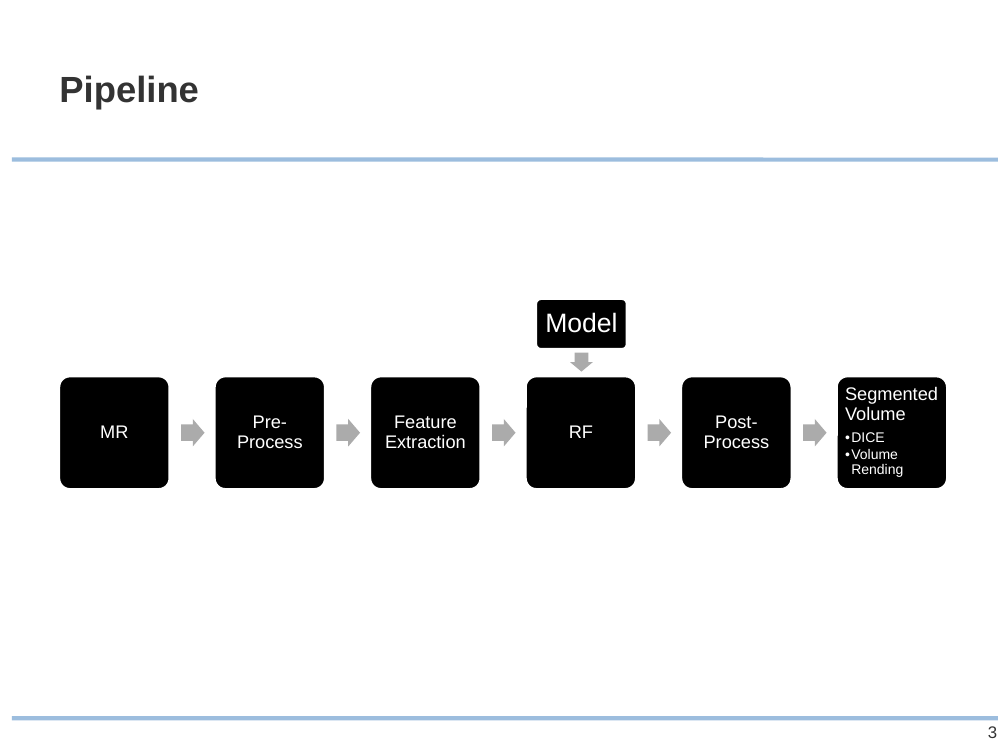
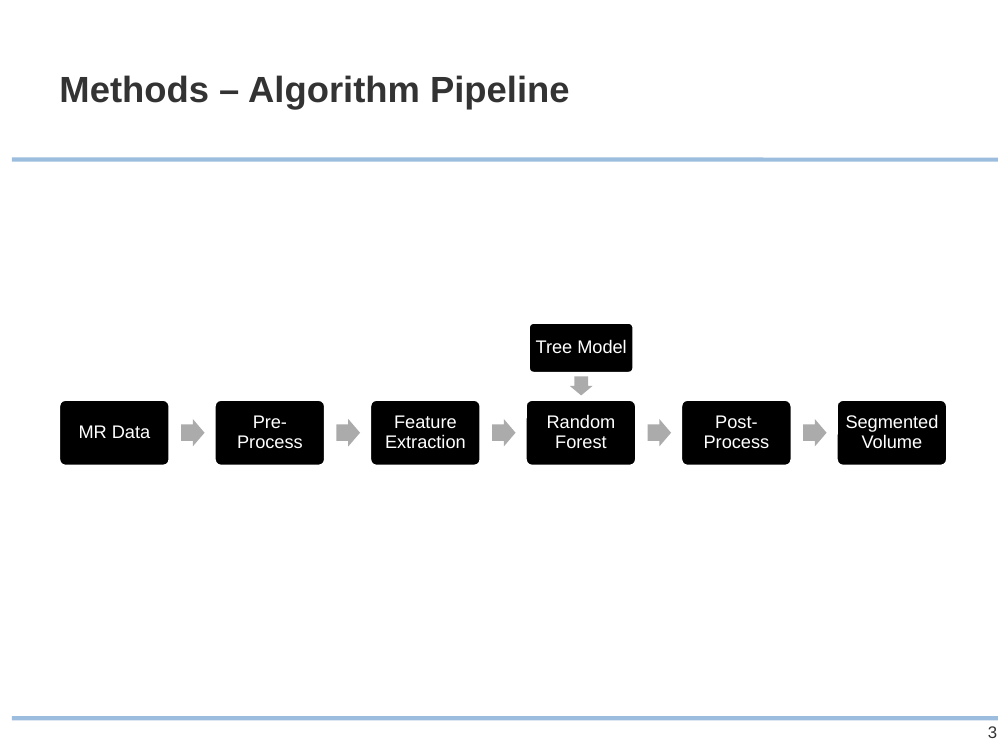
Before and after one commit to ipa/MIALab, a slide deck: slide 3 of doc/presentation/MIALab_slides.pptx. Drawn at 1008x756 pixels with LibreOffice and Linux fonts; fonts in the diff are those of the drawing; background and template pictures are left out. Boxes give left, top, right and bottom in pixels: in the first picture for what was removed or moved away, otherwise in the second. Text is boxed around its words. In the diff, an @@ line names an element or a change of style, - is before the commit and + after.

Commit message:
presentation update

```diff
--- a/doc/presentation/MIALab_slides.pptx
+++ b/doc/presentation/MIALab_slides.pptx
@@ title at (59, 75, 569, 110): text changed @@
-Pipeline
+Methods – Algorithm Pipeline
@@ rounded rectangle: place and size @@
-rounded rectangle at (535, 298, 627, 349)
+rounded rectangle at (528, 323, 634, 373)
@@ text at (536, 339, 626, 353): text changed; size 19 to 13 pt @@
-Model
+Tree Model
@@ right arrow: place and size @@
-right arrow at (570, 353, 593, 372)
+right arrow at (570, 377, 593, 396)
@@ rounded rectangle: place and size @@
-rounded rectangle at (58, 376, 169, 490)
+rounded rectangle at (58, 399, 169, 466)
@@ rounded rectangle: place and size @@
-rounded rectangle at (215, 376, 326, 490)
+rounded rectangle at (215, 399, 326, 466)
@@ rounded rectangle: place and size @@
-rounded rectangle at (370, 376, 481, 490)
+rounded rectangle at (370, 399, 481, 466)
@@ rounded rectangle: place and size @@
-rounded rectangle at (525, 376, 636, 490)
+rounded rectangle at (525, 399, 636, 466)
@@ rounded rectangle: place and size @@
-rounded rectangle at (535, 375, 627, 425)
+rounded rectangle at (528, 398, 634, 449)
@@ text added at (547, 414, 616, 448), 13 pt, text #FFFFFF @@
+Random Forest
@@ rounded rectangle: place and size @@
-rounded rectangle at (680, 376, 791, 490)
+rounded rectangle at (680, 399, 791, 466)
@@ rounded rectangle: place and size @@
-rounded rectangle at (837, 376, 948, 490)
+rounded rectangle at (837, 399, 948, 466)
@@ text "Segmented Volume": place and size @@
-text "Segmented Volume" at (845, 386, 938, 477)
+text "Segmented Volume" at (846, 414, 939, 448)
@@ text "Segmented Volume" at (846, 414, 939, 448): alignment left to centre; vertical alignment top to middle @@
@@ text at (79, 425, 150, 438): text changed @@
-MR
+MR Data
@@ text removed at (569, 425, 593, 438) @@
-RF
@@ text at (851, 432, 903, 477): paragraphs removed @@
-  •• DICE
-  •• Volume Rending
```
Also in this commit, not shown: 5 other slides changed, 5 slides added, 3 slides removed, 8 other files.
